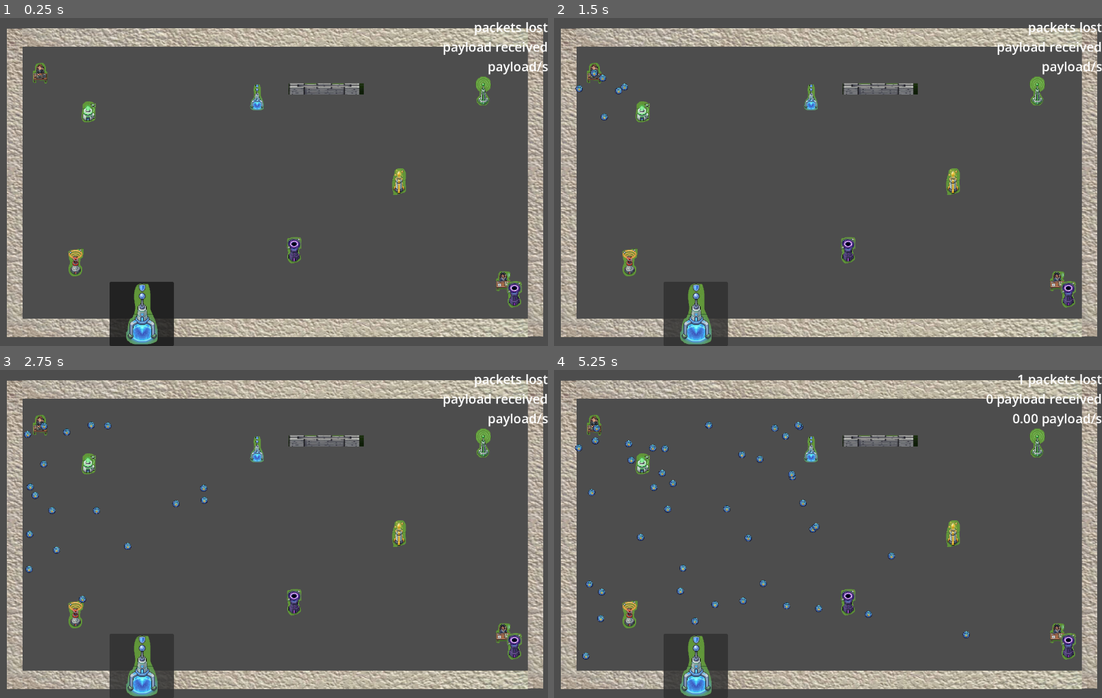
Above: before the commit, frames 1-4 (two rows, left to right).
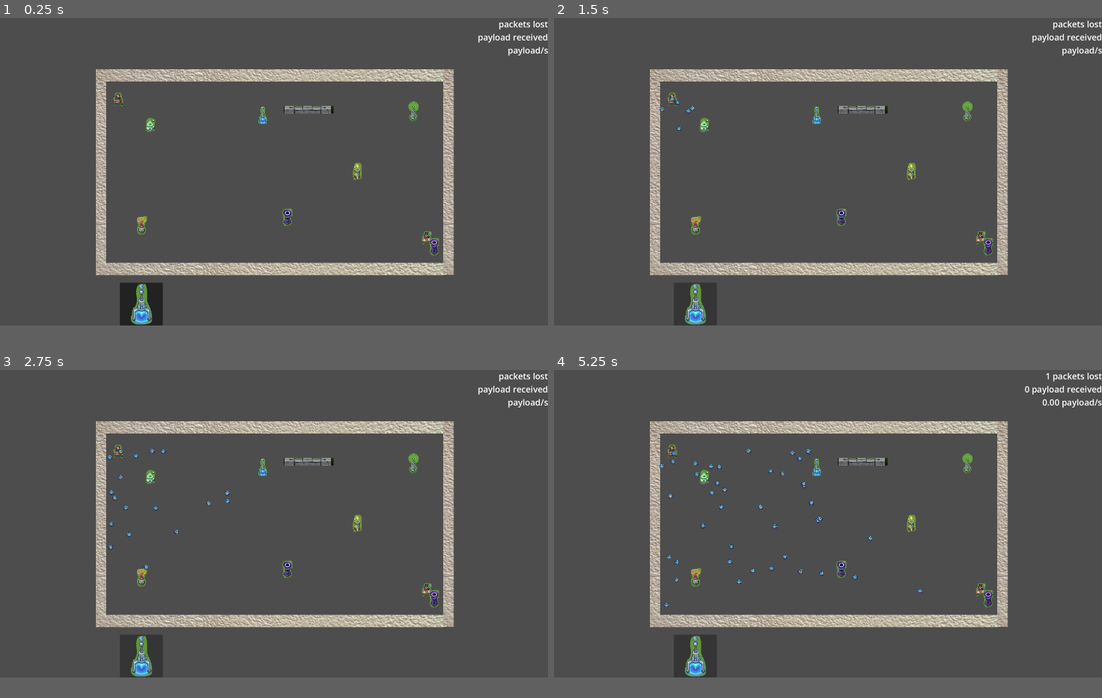
Above: after the commit, the same moments.

Repository: ryupold/ld59
Game: Godot game, scene res://scenes/test_sender.tscn
Two runs of this game, one before a commit and one after it. Both use one fixed random seed, a clock stepped at 60 frames per second and the inputs below. The engine's default icon, where the game draws it, is replaced by a stand-in: a white triangle on a blue panel in a dark square.
Inputs (mouse positions are in pixels of both pictures, inside the frame that each line leads up to; where the layout moved, square brackets give the same spot in the first picture):
- Up to frame 1 (0.25 s): no input
- Up to frame 2 (1.5 s): click (696, 323) [696, 313] at 0.5 s; click (696, 323) [696, 313] at 1.25 s
- Up to frame 3 (2.75 s): click (142, 675) [142, 665] at 2 s
- Up to frame 4 (5.25 s): no input
In our replay, the window is 800x480 before the commit and 800x450 after it. These sizes can differ from the game's own. Grey fills any space a smaller window leaves; there, only what the larger window draws over its background counts as a difference.

The runs differ from the first frame. In frame 1, 27% of the frame differs, in the area x 1-100%, y 0-100%; in frame 2, 26%; in frame 3, 26%; in frame 4, 27%.

Commit message:
set viewport to 1080p

Diff:
--- a/ld59-game/project.godot
+++ b/ld59-game/project.godot
@@ -21,8 +21,8 @@
 
 [display]
 
-window/size/viewport_width=1280
-window/size/viewport_height=768
+window/size/viewport_width=1920
+window/size/viewport_height=1080
 window/stretch/mode="viewport"
 
 [dotnet]
